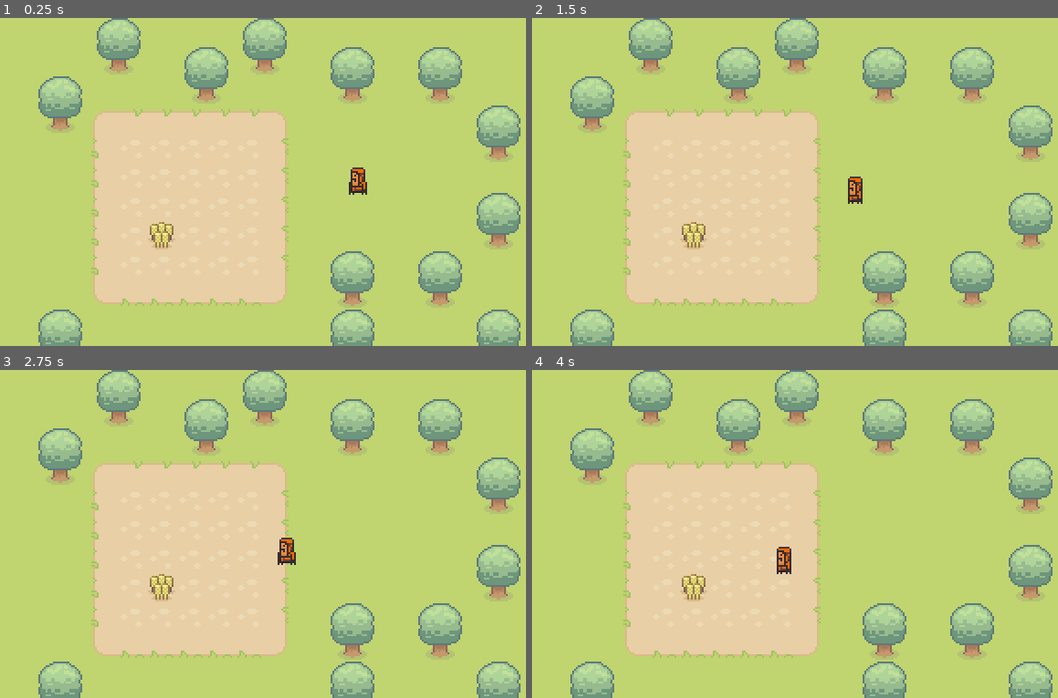
Above: before the commit, frames 1-4 (two rows, left to right).
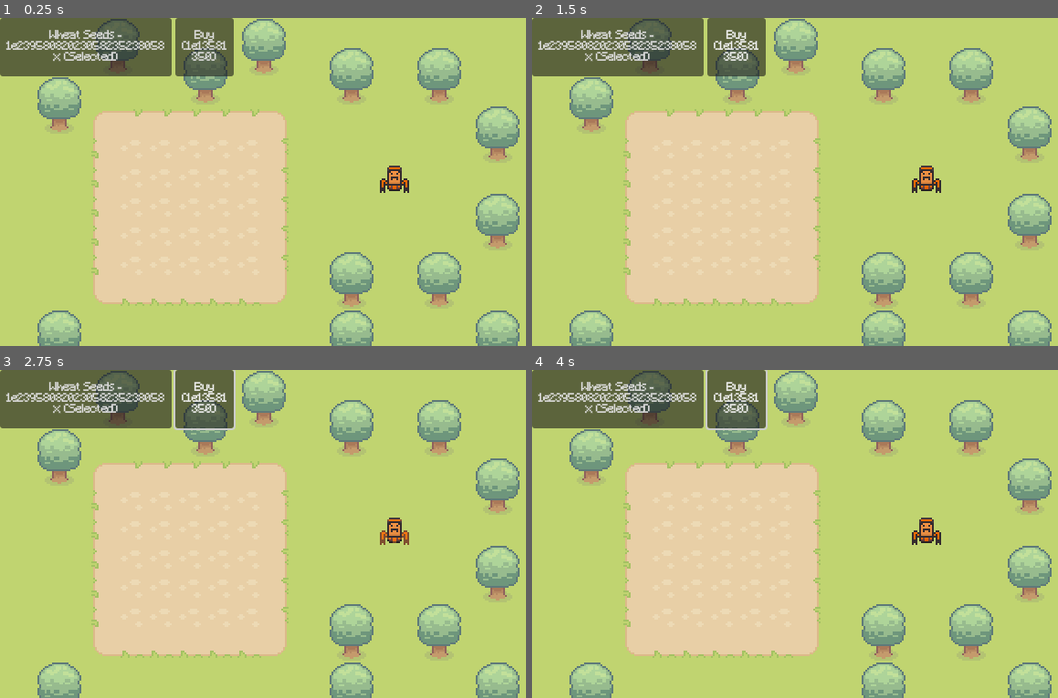
Above: after the commit, the same moments.

Repository: ArcherThesu/gardenincremental
Game: Godot game, scene res://main.tscn
Two runs of this game, one before a commit and one after it. Both use one fixed random seed, a clock stepped at 60 frames per second and the inputs below. Before the commit the project starts from res://garden.tscn.
Inputs (mouse positions are in pixels of both pictures, inside the frame that each line leads up to):
- Up to frame 1 (0.25 s): no input
- Up to frame 2 (1.5 s): click (616, 47) at 0.5 s, where only the run after the commit has a clickable "Wheat Seeds - 1e2395808202305…"; click (737, 47) at 1.25 s, where only the run after the commit has a clickable "Buy (1e13581350)"
- Up to frame 3 (2.75 s): tap Enter at 2 s; move the mouse to (420, 517) at 2.02 s; hold Right from 2.03 s (still down); tap Alt at 2.1 s; click (420, 517) at 2.17 s
- Up to frame 4 (4 s): move the mouse to (705, 550) at 2.77 s; release Right at 2.78 s; hold Down 2.78-3.53 s; tap Shift at 2.85 s; move the mouse to (884, 461) at 3.52 s; hold Right from 3.53 s (still down); tap Alt at 3.6 s

The runs differ from the first frame. In frame 1, 12% of the frame differs, in the area x 0-99%, y 0-100%; in frame 2, 12%; in frame 3, 12%; in frame 4, 12%.

Commit message:
added some ui elements, added growing system, added functionality for buying seeds and selling crops, robot now checks for valid mvt and also automatically plants seeds.

Diff:
--- a/Scripts/player.gd
+++ b/Scripts/player.gd
@@ -1,7 +1,7 @@
 extends Node
 static var instance: Node = null
 
-signal robotmove(mvntarr: Array)
+signal robotmove(mvntarr: Array[Dictionary]) #[{"tile_coords": Vector2i,"action": Player.ActionType}]
 signal action_on_plot(action: ActionType, tile: Vector2i)
 signal apply_action_to_plot(action: ActionType, tile: Vector2i)
 
@@ -21,11 +21,13 @@
 	HARVEST_CROP,
 	DELETE_CROP,
 	WATER_CROP,
-	FERTILIZE_SOIL
+	FERTILIZE_SOIL,
+	GROW_CROP
 }
 
 enum Crops {
 	EMPTY,
+	SOONNOTEMPTY,
 	WHEAT,
 	TOMATO
 }
@@ -37,19 +39,57 @@
 	WETFERTILIZED,
 }
 
+var crop_values := {
+	Crops.WHEAT: 5,
+	Crops.TOMATO: 15
+}
+
+var seed_costs := {
+	Crops.WHEAT: 3,
+	Crops.TOMATO: 10
+}
 
 var current_seed := Crops.WHEAT
-var seeds := {
-	Crops.WHEAT: 10,
-	Crops.TOMATO: 5
-}
+
 var action_time_scale := 1.0
 
+var growth_timer: float = 5.0
+
 var plots := [] #filled with plot properties
+
+
+var currencies := {
+	"money": 100.0,
+	"water": 0,
+	"fertilizer": 0,
+	"seeds" : {
+		Crops.WHEAT: 5,
+		Crops.TOMATO: 0
+	},
+	"crops" : {
+		Crops.WHEAT: 0,
+		Crops.TOMATO: 0
+	}
+
+}
+
+
+var robot_is_idle: bool = true
+
 
 func _ready() -> void:
 	set_empty_plot()
 	action_on_plot.connect(do_action_on_plot)
+	growth_loop()
+
+var loop_on: bool = true
+
+func growth_loop() -> void:
+	await get_tree().create_timer(growth_timer).timeout
+	grow_crops()
+
+	if loop_on:
+		growth_loop()
 
 
 func _enter_tree() -> void:
@@ -59,52 +99,70 @@
 		# If a second one tries to spawn, destroy it immediately to prevent stale references
 		queue_free()
 
+func print_plots() -> void:
+	for i in range(25):
+		print("plot "+str(i)+": "+str(plots[i]))
+
+func print_currencies() -> void:
+	print("currencies: "+str(currencies))
+
 func do_action_on_plot(action: ActionType, tile: Vector2i) -> void:
+	var tile_num := tile.x + tile.y * 5
 	match (action):
 		ActionType.PLANT_SEED:
-			if seeds[current_seed] <= 0:
+			if currencies["seeds"][current_seed] <= 0:
 				push_error("no seeds left")
 				return
-			if plots[tile.x + tile.y * 5]["crop"] != Crops.EMPTY:
+			if plots[tile_num]["crop"] != Crops.EMPTY && plots[tile_num]["crop"] != Crops.SOONNOTEMPTY:
 				push_error("tile is already occupied")
 				return
-			seeds[current_seed] -= 1
+			currencies["seeds"][current_seed] -= 1
 			print("planting seed (player.gd)")
-			update_plot(tile.x + tile.y * 5, current_seed, 0, plots[tile.x + tile.y * 5]["soil"])
+			plots[tile_num]["crop"] = current_seed
+			update_plot(tile_num, current_seed, 0, plots[tile_num]["soil"])
 		ActionType.HARVEST_CROP:
-			if plots[tile.x + tile.y * 5]["crop"] == Crops.EMPTY:
+			if plots[tile_num]["crop"] == Crops.EMPTY || plots[tile_num]["crop"] == Crops.SOONNOTEMPTY:
 				push_error("no crop to harvest")
 				return
 			print("harvesting crop (player.gd)")
-			update_plot(tile.x + tile.y * 5, Crops.EMPTY, 0, plots[tile.x + tile.y * 5]["soil"])
+			# add logic to give player crops based on crop type and state
+			currencies["crops"][plots[tile_num]["crop"]] += 1
+			plots[tile_num]["crop"] = Crops.EMPTY
+			update_plot(tile_num, Crops.EMPTY, 0, plots[tile_num]["soil"])
 		ActionType.DELETE_CROP:
-			if plots[tile.x + tile.y * 5]["crop"] == Crops.EMPTY:
+			if plots[tile_num]["crop"] == Crops.EMPTY || plots[tile_num]["crop"] == Crops.SOONNOTEMPTY:
 				push_error("no crop to delete")
 				return
 			print("deleting crop (player.gd)")
-			update_plot(tile.x + tile.y * 5, Crops.EMPTY, 0, plots[tile.x + tile.y * 5]["soil"])
+			plots[tile_num]["crop"] = Crops.EMPTY
+			update_plot(tile_num, Crops.EMPTY, 0, plots[tile_num]["soil"])
 		ActionType.WATER_CROP:
 			print("watering crop (player.gd)")
-			if plots[tile.x + tile.y * 5]["soil"] == SoilState.WET or plots[tile.x + tile.y * 5]["soil"] == SoilState.WETFERTILIZED:
+			if plots[tile_num]["soil"] == SoilState.WET or plots[tile_num]["soil"] == SoilState.WETFERTILIZED:
 				push_error("tile is already watered")
 			else:
-				if plots[tile.x + tile.y * 5]["soil"] == SoilState.FERTILIZED:
-					update_plot(tile.x + tile.y * 5, plots[tile.x + tile.y * 5]["crop"], plots[tile.x + tile.y * 5]["crop_state"], SoilState.WETFERTILIZED)
+				if plots[tile_num]["soil"] == SoilState.FERTILIZED:
+					plots[tile_num]["soil"] = SoilState.WETFERTILIZED
+					update_plot(tile_num, plots[tile_num]["crop"], plots[tile_num]["crop_state"], SoilState.WETFERTILIZED)
 				else:
-					update_plot(tile.x + tile.y * 5, plots[tile.x + tile.y * 5]["crop"], plots[tile.x + tile.y * 5]["crop_state"], SoilState.WET)
+					plots[tile_num]["soil"] = SoilState.WET
+					update_plot(tile_num, plots[tile_num]["crop"], plots[tile_num]["crop_state"], SoilState.WET)
 		ActionType.FERTILIZE_SOIL:
 			print("fertilizing soil (player.gd)")
-			if plots[tile.x + tile.y * 5]["soil"] == SoilState.FERTILIZED or plots[tile.x + tile.y * 5]["soil"] == SoilState.WETFERTILIZED:
+			if plots[tile_num]["soil"] == SoilState.FERTILIZED or plots[tile_num]["soil"] == SoilState.WETFERTILIZED:
 				push_error("tile is already fertilized")
 			else:
-				if plots[tile.x + tile.y * 5]["soil"] == SoilState.WET:
-					update_plot(tile.x + tile.y * 5, plots[tile.x + tile.y * 5]["crop"], plots[tile.x + tile.y * 5]["crop_state"], SoilState.WETFERTILIZED)
+				if plots[tile_num]["soil"] == SoilState.WET:
+					plots[tile_num]["soil"] = SoilState.WETFERTILIZED
+					update_plot(tile_num, plots[tile_num]["crop"], plots[tile_num]["crop_state"], SoilState.WETFERTILIZED)
 				else:
-					update_plot(tile.x + tile.y * 5, plots[tile.x + tile.y * 5]["crop"], plots[tile.x + tile.y * 5]["crop_state"], SoilState.FERTILIZED)
-
-
-	update_plot(tile.x + tile.y * 5, plots[tile.x + tile.y * 5]["crop"], plots[tile.x + tile.y * 5]["crop_state"], plots[tile.x + tile.y * 5]["soil"])
+					plots[tile_num]["soil"] = SoilState.FERTILIZED
+					update_plot(tile_num, plots[tile_num]["crop"], plots[tile_num]["crop_state"], SoilState.FERTILIZED)
+
 	apply_action_to_plot.emit(action, tile)
+	print("action applied to plot: "+str(action)+" at tile: "+str(tile))
+	print_plots()
+	print_currencies()
 
 func set_empty_plot() -> void:
 	for i in range(25):
@@ -120,3 +178,72 @@
 		"crop_state": crop_state,
 		"soil": soil
 	}
+
+#runs on a timer, every few seconds tehre's a chance for a crop to grow a stage, more chance when watered and/or fertilized
+func grow_crops() -> void:
+	print("growing crops...")
+	if currencies["seeds"][Crops.WHEAT] > 0:
+		if robot_is_idle:
+			var tiles = find_all_empty_plots()
+			if tiles.size() > 0:
+				if tiles.size() > currencies["seeds"][Crops.WHEAT]:
+					tiles = tiles.slice(0, currencies["seeds"][Crops.WHEAT])
+				var tiles_to_plant := []
+				for tile in tiles:
+					tiles_to_plant.append({ "tile_coords": tile, "action": ActionType.PLANT_SEED })
+					plots[tile.x + tile.y * 5]["crop"] = Crops.SOONNOTEMPTY
+				print("using "+str(tiles.size())+" seeds to plant wheat seeds at tiles: "+str(tiles))
+				robotmove.emit(tiles_to_plant)
+		else:
+			print("robot is busy, cannot plant seeds now")
+	for i in range(plots.size()):
+		if plots[i]["crop"] != Crops.EMPTY && plots[i]["crop"] != Crops.SOONNOTEMPTY:
+			var growth_chance = 0.2
+			if plots[i]["soil"] == SoilState.WET:
+				growth_chance += 0.1
+			elif plots[i]["soil"] == SoilState.FERTILIZED:
+				growth_chance += 0.2
+			elif plots[i]["soil"] == SoilState.WETFERTILIZED:
+				growth_chance += 0.3
+			if randf() < growth_chance:
+				if plots[i]["crop_state"] < 3:
+					plots[i]["crop_state"] += 1
+					apply_action_to_plot.emit(ActionType.GROW_CROP, Vector2i(i % 5, int(i / 5.0)))
+					print("crop at plot "+str(i)+" has grown to state "+str(plots[i]["crop_state"]))
+
+func find_all_empty_plots() -> Array:
+	var empty_plots = []
+	for i in range(plots.size()):
+		if plots[i]["crop"] == Crops.EMPTY:
+			empty_plots.append(Vector2i(i % 5, int(i / 5.0)))
+	return empty_plots
+
+func change_current_seed(new_seed: Crops) -> void:
+	if new_seed in Crops:
+		current_seed = new_seed
+		print("current seed changed to: "+str(current_seed))
+	else:
+		push_error("invalid seed type: "+str(new_seed))
+
+func sell_crop(crop_type: Crops, amount: int) -> void:
+	if crop_type in Crops and crop_type != Crops.EMPTY and crop_type != Crops.SOONNOTEMPTY:
+		if currencies["crops"][crop_type] >= amount:
+			currencies["crops"][crop_type] -= amount
+			currencies["money"] += crop_values[crop_type] * amount
+			print("sold "+str(amount)+" "+str(crop_type)+" for "+str(crop_values[crop_type] * amount)+" money")
+		else:
+			push_error("not enough crops to sell")
+	else:
+		push_error("invalid crop type: "+str(crop_type))
+
+func buy_seed(seed_type: Crops, amount: int) -> void:
+	if seed_type in Crops and seed_type != Crops.EMPTY and seed_type != Crops.SOONNOTEMPTY:
+		var cost = seed_costs[seed_type] * amount
+		if currencies["money"] >= cost:
+			currencies["money"] -= cost
+			currencies["seeds"][seed_type] += amount
+			print("bought "+str(amount)+" "+str(seed_type)+" seeds for "+str(cost)+" money")
+		else:
+			push_error("not enough money to buy seeds")
+	else:
+		push_error("invalid seed type: "+str(seed_type))
--- a/garden.gd
+++ b/garden.gd
@@ -12,7 +12,8 @@
 	pass
 
 func apply_action_to_tile(action: Player.ActionType, tile: Vector2i) -> void:
-	var tile_data: TileData = get_cell_tile_data(tile)
+	var plot_num = tile.x + tile.y * 5
+	var tile_data = Player.plots[plot_num]
 	match (action):
 		Player.ActionType.PLANT_SEED:
 			print("planting seed (garden.gd)")
@@ -25,22 +26,32 @@
 			change_crop_tile(tile, Player.Crops.EMPTY)
 		Player.ActionType.WATER_CROP:
 			print("watering crop (garden.gd)")
-			if tile_data.watered:
+			if tile_data["soil"] == Player.SoilState.WET or tile_data["soil"] == Player.SoilState.WETFERTILIZED:
 				push_error("tile is already watered")
 			else:
-				if tile_data.fertilized:
-					change_soil_tile(tile, Player.Soil_State.WETFERTILIZED)
+				if tile_data["soil"] == Player.SoilState.FERTILIZED:
+					change_soil_tile(tile, Player.SoilState.WETFERTILIZED)
 				else:
-					change_soil_tile(tile, Player.Soil_State.WET)
+					change_soil_tile(tile, Player.SoilState.WET)
 		Player.ActionType.FERTILIZE_SOIL:
-			print("fertilizing soil")
-			if tile_data.fertilized:
+			print("fertilizing soil (garden.gd)")
+			if tile_data["soil"] == Player.SoilState.FERTILIZED or tile_data["soil"] == Player.SoilState.WETFERTILIZED:
 				push_error("tile is already fertilized")
 			else:
-				if tile_data.watered:
+				if tile_data["soil"] == Player.SoilState.WET:
 					change_soil_tile(tile, Player.SoilState.WETFERTILIZED)
 				else:
 					change_soil_tile(tile, Player.SoilState.FERTILIZED)
+		Player.ActionType.GROW_CROP:
+			print("growing crop (garden.gd)")
+			if tile_data["crop"] == Player.Crops.EMPTY:
+				push_error("no crop to grow")
+			else:
+				change_crop_tile(tile, tile_data["crop"], tile_data["crop_state"])
+				print("crop at tile "+str(tile)+" has grown to state "+str(tile_data["crop_state"]))
+				if tile_data["crop_state"] >= 3:
+					print("crop at tile "+str(tile)+" is ready to harvest. Sending signal to robot to harvest.")
+					Player.robotmove.emit([{ "tile_coords": tile, "action": Player.ActionType.HARVEST_CROP }])
 		_:
 			push_error("invalid action: "+str(action))
 
@@ -48,7 +59,7 @@
 	if tile_enum == Player.Crops.EMPTY:
 		erase_cell(tile_pos)
 	else:
-		set_cell(tile_pos, 1, Vector2i(tile_enum,crop_state+1))
+		set_cell(tile_pos, 1, Vector2i(crop_state+1, tile_enum-2))
 
 func change_soil_tile(tile_pos: Vector2i, tile_enum: Player.SoilState) -> void:
 	set_cell(tile_pos, 4, Vector2i(tile_enum,0))
--- a/garden.tscn
+++ b/garden.tscn
@@ -7,6 +7,7 @@
 [ext_resource type="Script" uid="uid://dofbmrdafnvk6" path="res://robot.gd" id="5_i01nk"]
 
 [node name="Node2D" type="Node2D" unique_id=593847005]
+scale = Vector2(2, 2)
 
 [node name="backgroundgrass" type="TileMapLayer" parent="." unique_id=491547141]
 tile_map_data = PackedByteArray("AAAAAAAABAABAAEAAAAAAAEABAABAAEAAAAAAAIABAABAAEAAAAAAAMABAABAAEAAAAAAAQABAABAAEAAAAAAA …(3968 unchanged characters)…
@@ -23,12 +24,11 @@
 tile_set = ExtResource("1_m30i6")
 
 [node name="maincrops" type="TileMapLayer" parent="backgroundgrass/plots" unique_id=1094581053]
-tile_map_data = PackedByteArray("AAABAAMAAQAEAAAAAAA=")
 tile_set = ExtResource("2_2vcl1")
 script = ExtResource("3_gc0xh")
 
 [node name="robot" type="AnimatedSprite2D" parent="." unique_id=1990565166]
-position = Vector2(216, 88)
+position = Vector2(200, 88)
 sprite_frames = ExtResource("4_qb2l5")
 animation = &"Interact"
 script = ExtResource("5_i01nk")
--- a/main.tscn
+++ b/main.tscn
@@ -1,22 +1,23 @@
-[gd_scene format=3 uid="uid://dd1bmcuwg1hi4"]
+[gd_scene format=3 uid="uid://c5ipn8syvytpg"]
 
-[ext_resource type="Script" uid="uid://38bsa5fo4li1" path="res://Scripts/main.gd" id="1_ig7tw"]
+[ext_resource type="PackedScene" uid="uid://cvcboxfqdxknj" path="res://garden.tscn" id="1_0xm2m"]
+[ext_resource type="PackedScene" uid="uid://dd1bmcuwg1hi4" path="res://ui_main.tscn" id="2_h2yge"]
 
-[node name="Control" type="Control" unique_id=1769535907]
-layout_mode = 3
+[node name="SubViewportContainer" type="SubViewportContainer" unique_id=1892771482]
 anchors_preset = 15
 anchor_right = 1.0
 anchor_bottom = 1.0
 grow_horizontal = 2
 grow_vertical = 2
-script = ExtResource("1_ig7tw")
+metadata/_edit_group_ = true
 
-[node name="HFlowContainer" type="HFlowContainer" parent="." unique_id=1457959286]
-layout_mode = 0
-offset_left = 320.0
-offset_top = 128.0
-offset_right = 832.0
-offset_bottom = 512.0
+[node name="SubViewport" type="SubViewport" parent="." unique_id=1622200426]
+handle_input_locally = false
+canvas_item_default_texture_filter = 0
+size = Vector2i(640, 360)
+render_target_update_mode = 4
 
-[node name="TextureButton" type="TextureButton" parent="HFlowContainer" unique_id=1071031827]
+[node name="Node2D" parent="SubViewport" unique_id=593847005 instance=ExtResource("1_0xm2m")]
+
+[node name="Control" parent="." unique_id=1769535907 instance=ExtResource("2_h2yge")]
 layout_mode = 2
--- /dev/null
+++ b/main_theme.tres
@@ -0,0 +1,9 @@
+[gd_resource type="Theme" format=3 uid="uid://cxgipb703iqk4"]
+
+[ext_resource type="FontFile" uid="uid://pi3cs3b0v126" path="res://Assets/mainfont.ttf" id="1_470mv"]
+
+[resource]
+Button/font_sizes/font_size = 12
+Button/fonts/font = ExtResource("1_470mv")
+Label/constants/line_spacing = 1
+Label/font_sizes/font_size = 5
--- a/project.godot
+++ b/project.godot
@@ -11,7 +11,7 @@
 [application]
 
 config/name="garden incremental"
-run/main_scene="uid://cvcboxfqdxknj"
+run/main_scene="uid://c5ipn8syvytpg"
 config/features=PackedStringArray("4.7", "GL Compatibility")
 config/icon="res://icon.svg"
 
@@ -21,8 +21,8 @@
 
 [display]
 
-window/size/viewport_width=320
-window/size/viewport_height=180
+window/size/viewport_width=640
+window/size/viewport_height=360
 window/size/mode=2
 window/stretch/mode="viewport"
 
--- a/robot.gd
+++ b/robot.gd
@@ -2,10 +2,16 @@
 
 @export var spd: float = 1 #tiles per second
 
-
-var movement_queue: Array = [[Vector2i(0, 3),Player.ActionType.PLANT_SEED],[Vector2i(1, 3),Player.ActionType.HARVEST_CROP]] #fill with arrays with tile coords and action info
+'''
+obj layout for each thing in movement queue:
+{
+	"tile_coords": Vector2i,
+	"action": Player.ActionType
+}
+'''
+var movement_queue: Array = [] #fill with arrays with tile coords and action info
 @onready var tile_map_plots := get_node("../backgroundgrass/plots")
-var idle_position: Vector2 = Vector2(200,88)
+var idle_position: Vector2i = Vector2i(216,88)
 # flow of robot mvt:
 # something will signal the robot to move, sending tile info + action info, putting that into the queue
 # _process will check queue and run everything inside the queue.
@@ -24,26 +30,50 @@
 func add_to_movement_queue(mvntarr: Array) -> void:
 	movement_queue.append_array(mvntarr)
 
+func validate_movement_process(movement_action: Dictionary) -> bool:
+	if movement_action["tile_coords"] == null or movement_action["action"] == null:
+		push_error("movement_action is missing tile_coords or action: "+str(movement_action))
+		return false
+	elif movement_action["action"] == Player.ActionType.PLANT_SEED and Player.currencies["seeds"][Player.current_seed] <= 0:
+		return false
+	elif movement_action["action"] == Player.ActionType.WATER_CROP and Player.currencies["water"] <= 0:
+		return false
+	elif movement_action["action"] == Player.ActionType.FERTILIZE_SOIL and Player.currencies["fertilizer"] <= 0:
+		return false
+	elif movement_action["action"] == Player.ActionType.HARVEST_CROP and Player.plots[movement_action["tile_coords"].x + movement_action["tile_coords"].y * 5]["crop_state"] < 3:
+		return false
+	else:
+		return true
+
 var queue_processing: bool = false
 func process_movement_queue() -> void:
 	if queue_processing:
 		return
 	queue_processing = true
 	if movement_queue.size() > 0:
+		print("movement queue: "+str(movement_queue))
 		var next_move = movement_queue[0]
-		await move_to_tile(next_move[0])
-		await do_action(next_move[1], next_move[0])
+		if not validate_movement_process(next_move):
+			movement_queue.remove_at(0)
+			queue_processing = false
+			return
+		await move_to_tile(next_move["tile_coords"])
+		await do_action(next_move["action"], next_move["tile_coords"])
 		movement_queue.remove_at(0)
 	else:
-		if position != idle_position:
-			await move_to_tile(tile_map_plots.local_to_map(tile_map_plots.to_local(idle_position)))
-	update_animations(Vector2i.ZERO)
+		if Vector2i(position) != idle_position:
+			print("robot is not at idle position, moving to idle position")
+			var idle_tile = tile_map_plots.local_to_map(tile_map_plots.to_local(get_parent().to_global(idle_position)))
+			await move_to_tile(idle_tile)
+			update_animations(Vector2i.ZERO)
 	queue_processing = false
 
 
 func move_to_tile(tile: Vector2i) -> void:
-	var new_position = tile_map_plots.to_global(tile_map_plots.map_to_local(tile))
+	var target_global_position = tile_map_plots.to_global(tile_map_plots.map_to_local(tile))
+	var new_position = get_parent().to_local(target_global_position)
 	update_animations(new_position-position)
+	print("moving to tile: "+str(tile)+" at position: "+str(new_position))
 
 	#getting current tile to calculate distance to new tile, then using that to calculate duration of movement based on speed
 	var current_tile = tile_map_plots.local_to_map(tile_map_plots.to_local(global_position))
@@ -75,12 +105,13 @@
 
 func update_animations(mvt: Vector2i) -> void:
 	print("updating animations with mvt: "+str(mvt))
+	speed_scale = spd
 	var dir: int = Player.Direction.IDL #IDL, N, E, S, W
 	if mvt != Vector2i.ZERO:
 		if abs(mvt.x) > abs(mvt.y):
 			dir = Player.Direction.E if mvt.x > 0 else Player.Direction.W
 		else:
-			dir = Player.Direction.N if mvt.y > 0 else Player.Direction.S
+			dir = Player.Direction.S if mvt.y > 0 else Player.Direction.N
 		play(Player.dirstr[dir]+"_Move")
 	else:
 		play("default")
--- /dev/null
+++ b/seed_selector.tscn
@@ -0,0 +1,48 @@
+[gd_scene format=3 uid="uid://bdnpcr05seatu"]
+
+[ext_resource type="Theme" uid="uid://cxgipb703iqk4" path="res://main_theme.tres" id="1_1ecv3"]
+
+[node name="SeedSelector" type="Control" unique_id=1665380174]
+layout_mode = 3
+anchors_preset = 15
+anchor_right = 1.0
+anchor_bottom = 1.0
+offset_right = -192.0
+offset_bottom = -116.0
+grow_horizontal = 2
+grow_vertical = 2
+
+[node name="VBoxContainer" type="VBoxContainer" parent="." unique_id=134493382]
+custom_minimum_size = Vector2(256, 0)
+custom_maximum_size = Vector2(256, -1)
+layout_mode = 1
+offset_right = 128.0
+offset_bottom = 80.0
+
+[node name="HBoxContainer" type="HBoxContainer" parent="VBoxContainer" unique_id=1820347523]
+layout_mode = 2
+
+[node name="PanelContainer" type="PanelContainer" parent="VBoxContainer/HBoxContainer" unique_id=285610235]
+custom_minimum_size = Vector2(0, 64)
+custom_maximum_size = Vector2(192, 64)
+layout_mode = 2
+size_flags_horizontal = 3
+
+[node name="Button" type="Button" parent="VBoxContainer/HBoxContainer/PanelContainer" unique_id=1660435283]
+layout_mode = 2
+theme = ExtResource("1_1ecv3")
+text = "Wheat Seeds - 1e23958082023058235238058x (Selected)"
+flat = true
+autowrap_mode = 3
+
+[node name="PanelContainer3" type="PanelContainer" parent="VBoxContainer/HBoxContainer" unique_id=1516007256]
+custom_maximum_size = Vector2(64, 64)
+layout_mode = 2
+size_flags_horizontal = 3
+
+[node name="Button" type="Button" parent="VBoxContainer/HBoxContainer/PanelContainer3" unique_id=431419116]
+layout_mode = 2
+theme = ExtResource("1_1ecv3")
+text = "Buy (1e13581350)"
+flat = true
+autowrap_mode = 3
--- /dev/null
+++ b/ui_main.tscn
@@ -0,0 +1,16 @@
+[gd_scene format=3 uid="uid://dd1bmcuwg1hi4"]
+
+[ext_resource type="Script" uid="uid://38bsa5fo4li1" path="res://Scripts/main.gd" id="1_ig7tw"]
+[ext_resource type="PackedScene" uid="uid://bdnpcr05seatu" path="res://seed_selector.tscn" id="2_fd6cx"]
+
+[node name="Control" type="Control" unique_id=1769535907]
+layout_mode = 3
+anchors_preset = 15
+anchor_right = 1.0
+anchor_bottom = 1.0
+grow_horizontal = 2
+grow_vertical = 2
+script = ExtResource("1_ig7tw")
+
+[node name="SeedSelector" parent="." unique_id=1665380174 instance=ExtResource("2_fd6cx")]
+layout_mode = 1
Binary file added: Assets/mainfont.ttf
Not shown, added: Assets/mainfont.ttf.import
